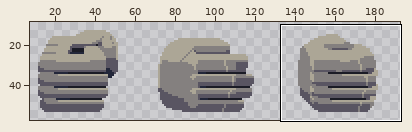
A sprite sheet gets an edit: Project/Resource/Texture/Boss/Colossus/ColossusHand.png. The picture above shows the old version from afar; the outline marks the close-up.
Close-up. Earlier state:
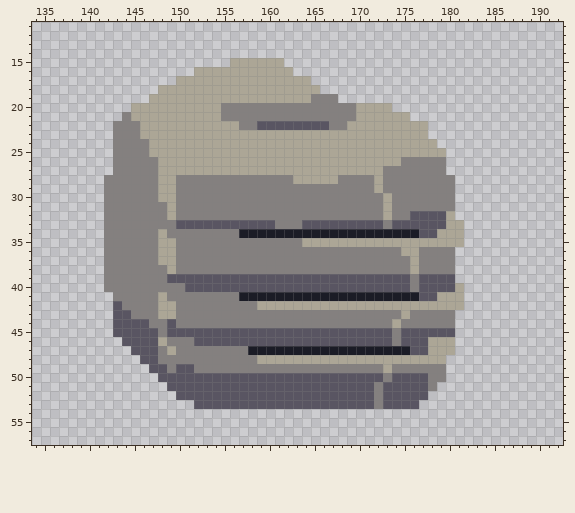
The file is 196x64 pixels. Shown: x 134..192, y 11..57. The wide view leaves out empty margins. The commit also changed other parts of the picture, which this record leaves out.
After the commit:
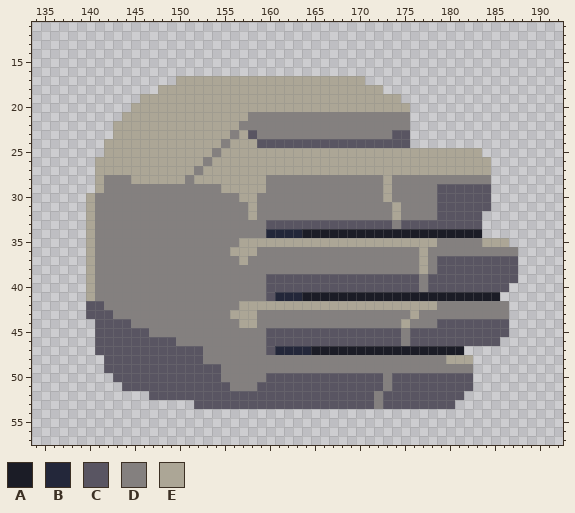
Palette (. is transparent): A #1b1c26  B #23273a  C #595562  D #84807f  E #aca696
The edit:
Changed rows in their new state; - is an unchanged pixel.
first column x 140:
15 ----------------......--------------------------
16 ------------...........-------------------------
17 -------------------------EEEEEE-----------------
18 --------------------------EEEEEEE---------------
19 ------E------------------EEEEEEEEEE-------------
20 ---------------EEEEEEEEEEEEEEE----EE------------
21 ----E----------EEE------------DDDDDD------------
22 ---EEE-------------DDDDDDDD--DDDDDDD..----------
23 ---EEE----------D-CDDDDDDDDDDDDDDDCC..----------
24 --EEEEE--------D---CCCCCCCCCCCCCCCCC...---------
25 --EEEEE-------D-------------------------EEEE----
26 -EEEEEEE-----D---------------------EEEEEEEEEE---
27 -EEEEEEE----D--------------------EEEEEEEEEEEE---
28 -E---EEE--E-EEEEEEEE---DDDDD----DE-------DDDD---
29 -E------DD-----EEEEE------------DE-----CCCCCC---
30 ED------DD-------EE--------------------CCCCCC---
31 ED-------D--------E--------------DE----CCCCCC---
32 ED-------D--------E--------------DE-DDD-CCCC----
33 ED--------DDDDDDDDDD-CCC---------CD-----CCCC----
34 ED------D--------DDDBBBB-------------AAAAAAA----
35 ED------DD-------EEEEEEE---------------DDDDDEEE-
36 ED------DD------EEE----------------DDE---DDDDDDD
37 ED------DD-------E------------------DE-CCCCCCCCC
38 ED-------D--------------------------DE-CCCCCCCCC
39 ED-------DDDDDDDDDDD----------------CD---CCCCCCC
40 ED---------DDDDDDDDD----------------CD---CCCCCC-
41 EDD-----D--------DDDCBBB-------------AAAAAAAAA--
42 CCDD----DD-------EE--------------------DDDDDDDD-
43 CCCDD---DD------EEE----------------DE----DDDDDD-
44 -CC--DD--D-------EE---------------DE---CCCCCCCC-
45 -CC----D-DDDDDDDDDDD--------------CD-----CCCCCC-
46 -CCC----CC--DDDDDDDD--------------CD--CCCCCCCC--
47 -CCCC---CCCCC-----DDCBBBB-----------AAAAAA------
48 --CCCC--CCCCC------DDDDDDDDDDDDDDDDDDDDDEEE-----
49 --CCCCC--C--CCC------------------D------DDD-----
50 ---CCCCC-------DDDDD------------------CCCCC-----
51 ----CCCCC-------DDD-------------CD----CCCCC-----
52 -------CCC----------------------------CCCC------
53 -------------------------------------CCCC-------
Pixel boxes of the changes (left, top, right, bottom) in both close-ups:
changed: (86, 58, 518, 409)
